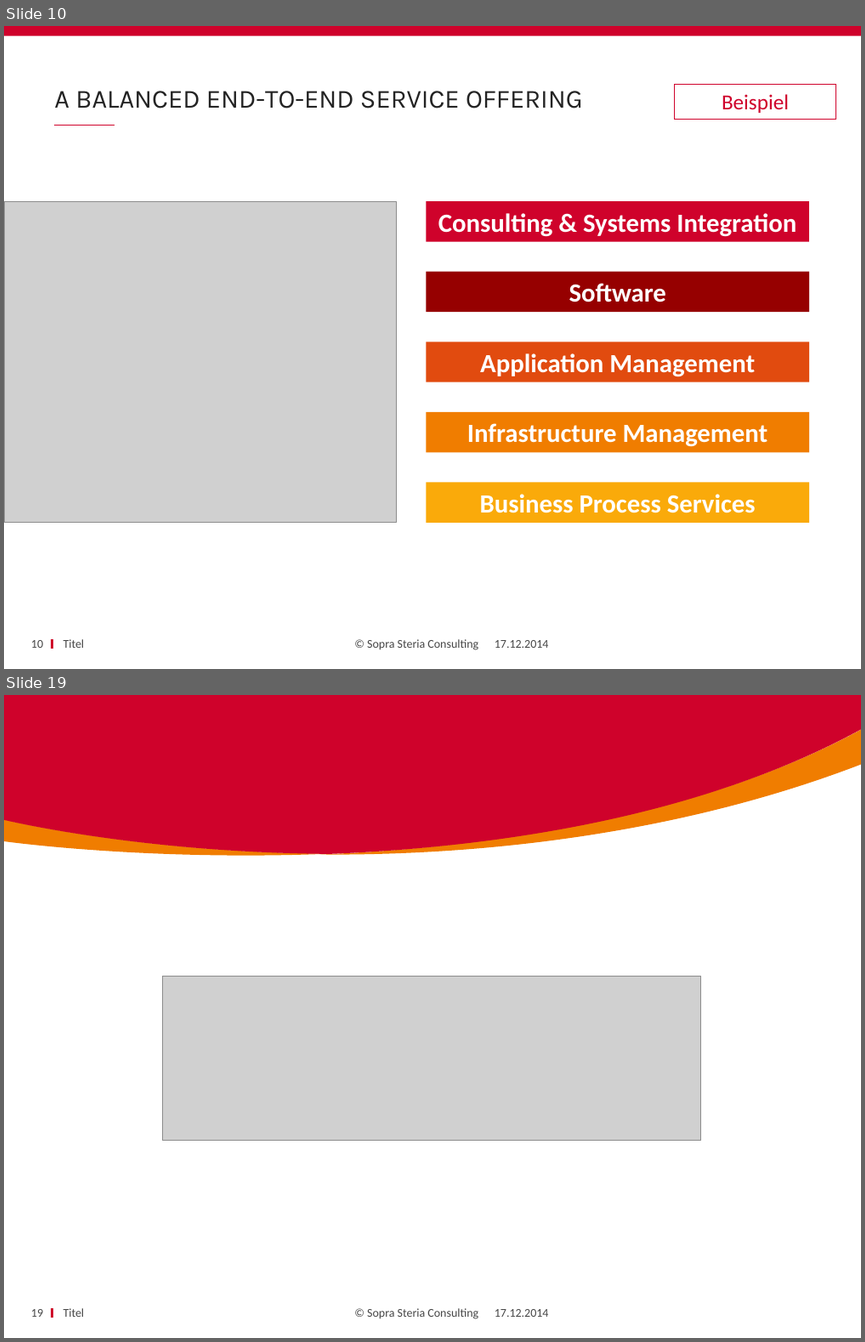
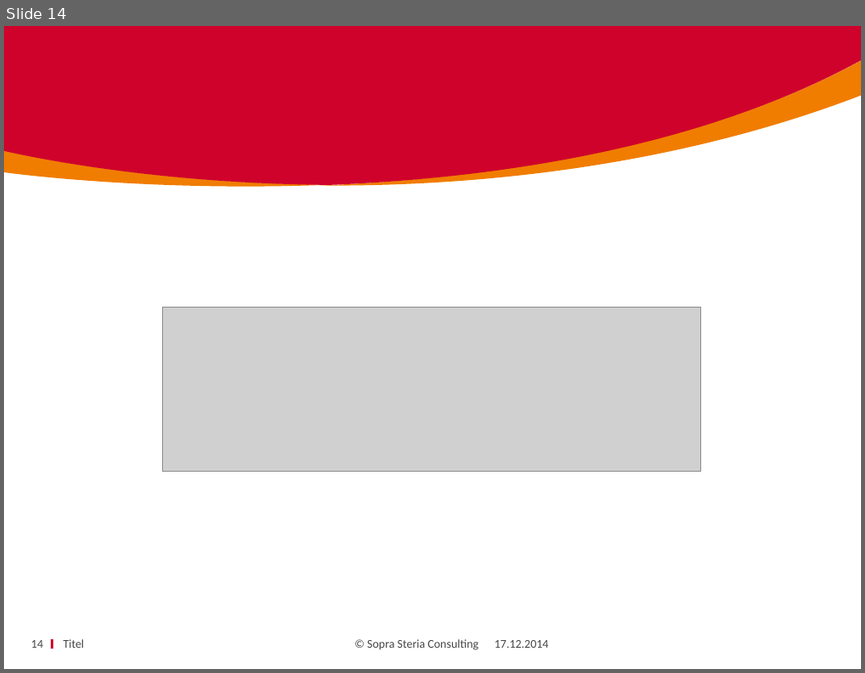
Before and after one commit to amueller0011stad/techupdate, a slide deck: TechUpdate_Status.pptx. Shown one above the other, each under a label of ours: slides 10 and 19 before the commit, slide 14 after it; the slides between them are not shown. The pictures are 865x1342 and 865x673 pixels, drawn with LibreOffice and Linux fonts; fonts in the diff are those of the drawing; grey boxes stand for pictures; background and template pictures are left out. Boxes give left, top, right and bottom in pixels: in the first picture for what was removed or moved away, otherwise in the second. Text is boxed around its words. In the diff, an @@ line names an element or a change of style, - is before the commit and + after.

```diff
--- a/TechUpdate_Status.pptx
+++ b/TechUpdate_Status.pptx
@@ slide 10 removed at box(4, 26, 861, 669), background #FFFFFF; not listed: 4 template elements that a slide beside it also shows @@
@@ title removed at box(54, 91, 583, 108) @@
-A BALANCED END-TO-END SERVICE OFFERING
@@ rectangle removed at box(674, 85, 836, 119) @@
-Beispiel
@@ picture removed at box(4, 202, 397, 523) @@
@@ rectangle removed at box(426, 201, 809, 241) @@
-Consulting & Systems Integration
@@ rectangle removed at box(426, 271, 809, 312) @@
-Software
@@ rectangle removed at box(426, 341, 809, 381) @@
-Application Management
@@ rectangle removed at box(426, 412, 809, 452) @@
-Infrastructure Management
@@ rectangle removed at box(426, 482, 809, 522) @@
-Business Process Services
@@ page number removed at box(31, 640, 43, 647) @@
-10
@@ text removed at box(64, 639, 85, 647) @@
-Titel
@@ text removed at box(494, 640, 549, 647) @@
-17.12.2014
@@ what was slide 19 is now slide 14 @@
@@ page number at box(31, 640, 43, 647): text changed @@
-19
+14
```
Also in this commit, not shown: 7 slides changed, 6 slides added, 11 other slides removed.
